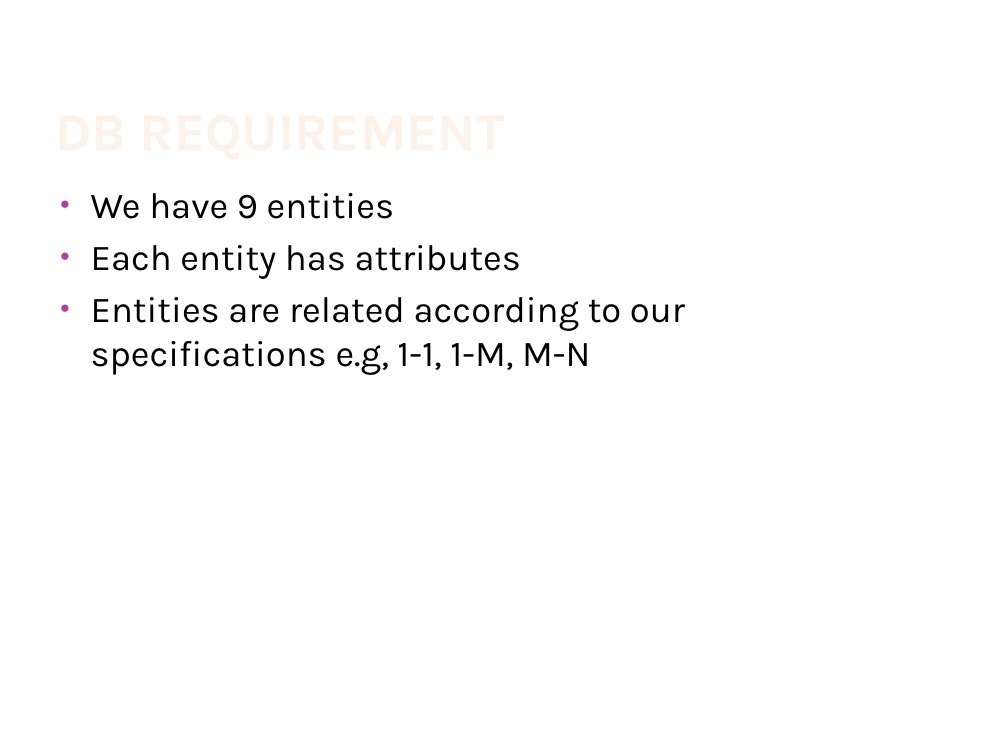
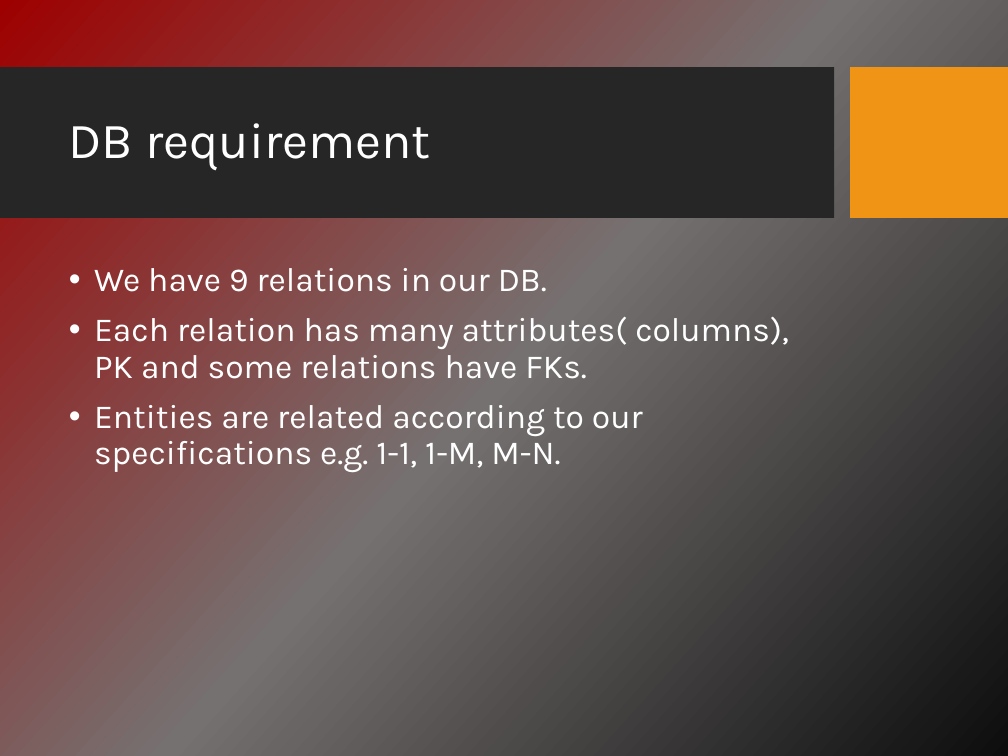
Before and after one commit to asmaalbarakati/Dayesda, a slide deck: slide 7 of Presentation.pptx. Drawn at 1008x756 pixels with LibreOffice and Linux fonts; fonts in the diff are those of the drawing; background and template pictures are left out. Boxes give left, top, right and bottom in pixels: in the first picture for what was removed or moved away, otherwise in the second. Text is boxed around its words. In the diff, an @@ line names an element or a change of style, - is before the commit and + after.

```diff
--- a/Presentation.pptx
+++ b/Presentation.pptx
@@ background #FFFFFF to picture (left out) @@
@@ rectangle added at (x1=0, y1=68, x2=835, y2=219), fill #262626 @@
@@ title "DB requirement" at (x1=69, y1=123, x2=430, y2=171): vertical alignment bottom to middle @@
@@ rectangle added at (x1=850, y1=68, x2=1008, y2=219), fill #F09415 @@
@@ title at (x1=69, y1=123, x2=430, y2=171): text changed; size 38 to 36 pt; text colour gradient #FEF7F1 to #FEF3E8 to #FBCF9C to #F9B94C to #FFFFFF; bold off @@
-DB REQUIREMENT
+DB requirement
@@ text at (x1=94, y1=268, x2=789, y2=472): text changed; size 26 to 24 pt; text colour #000000 to #FFFFFF @@
-• We have 9 entities
-• Each entity has attributes
-• Entities are related according to our specifications e.g, 1-1, 1-M, M-N
+• We have 9 relations in our DB.
+• Each relation has many attributes( columns), PK and some relations have FKs.
+• Entities are related according to our specifications e.g. 1-1, 1-M, M-N.
```
Also in this commit, not shown: 20 other slides changed, 2 slides added, 2 slides removed, 1 other file.
